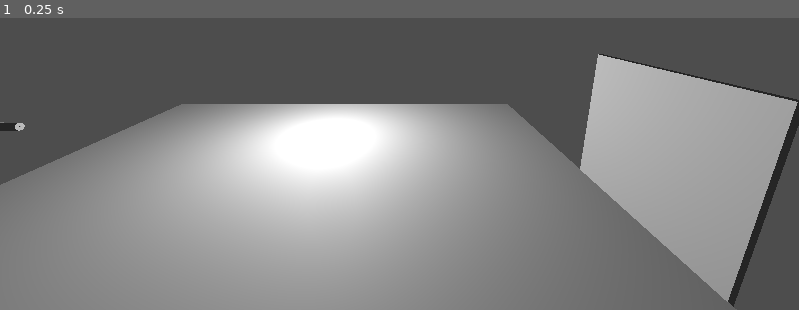
Above: before the commit, frame 1.
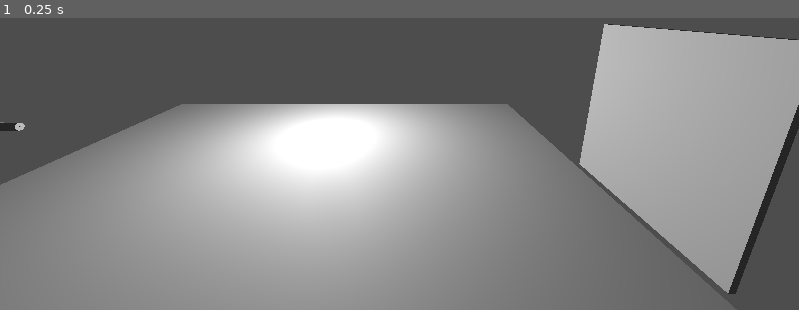
Above: after the commit, the same moment.

Repository: KrzysztofSieczkiewicz/Godot-ArmorPenetrationTest
Game: Godot game, scene res://Main.tscn
Same seed, same stepped clock (60 frames per second), same inputs: the game is played once before the commit and once after it.
Inputs:
- Up to frame 1 (0.25 s): no input

The runs differ from the first frame. In frame 1, 4.7% of the frame differs, in the area x 72-100%, y 2-99%.

Commit message:
replaced raycast with physics engine queries

Diff:
--- a/Main.tscn
+++ b/Main.tscn
@@ -30,7 +30,7 @@
 transform = Transform3D(1, 0, 0, 0, 1, 0, 0, 0, 1, 0, 3, 8)
 
 [node name="Armor" parent="." instance=ExtResource("2_uu6xs")]
-transform = Transform3D(1, 0, 0, 0, 0.99999994, 0, 0, 0, 0.99999994, 0, 2, -10)
+transform = Transform3D(0.9999999, 0, -2.9802322e-08, 0, 0.9999999, 0, -2.9802322e-08, 0, 0.9999999, 0, 2.9721012, -10)
 
 [node name="Camera3D" type="Camera3D" parent="."]
 transform = Transform3D(-4.222196e-08, -0.25881907, 0.9659258, -1.131334e-08, 0.9659259, 0.25881907, -1, 8.881784e-16, -4.371139e-08, 7.065508, 6, -3.3647938)
--- /dev/null
+++ b/Projectile/ColliderProbe.gd
@@ -0,0 +1,54 @@
+extends Node3D
+
+@export var RAY_LENGTH: float = 1.5
+@export var RAY_ORIGIN_OFFSET: float = 0.5
+
+func probe_thickness(normalized_direction: Vector3) -> void:
+	var space_state = get_world_3d().direct_space_state
+
+	# prepare entry ray origin and target
+	var start_point_entry = global_position
+	var end_point_entry = global_position + normalized_direction * RAY_LENGTH
+
+	# init and execute entry ray query
+	var query_entry = PhysicsRayQueryParameters3D.create(start_point_entry, end_point_entry)
+	var result1 = space_state.intersect_ray(query_entry)
+
+	if result1.size() > 0:
+		var entry_point = result1.position
+		# save the collider to know which exit ray collision is the correct one
+		var target_collider: CollisionObject3D = result1.collider
+
+		# prepare exit ray origin and target
+		var start_point_exit = entry_point + normalized_direction * RAY_ORIGIN_OFFSET
+		var end_point_exit = entry_point - normalized_direction * RAY_LENGTH
+
+		var is_valid_exit_point = false;
+		var exclusion_list: Array[RID] = []
+		var exit_point: Vector3
+		while(not is_valid_exit_point):
+			# init and execute exit ray query
+			var query_exit = PhysicsRayQueryParameters3D.create(start_point_exit, end_point_exit)
+			query_exit.exclude = exclusion_list
+			var result2 = space_state.intersect_ray(query_exit)
+
+			if result2.size() > 0:
+				# check if detected collision was the one expected
+				var exit_collider: CollisionObject3D = result2.collider
+				if exit_collider == target_collider:
+					is_valid_exit_point = true
+					exit_point = result2.position
+				# if not, exclude collider and shoot again
+				else:
+					var unwanted_rid: RID = exit_collider.get_rid()
+					exclusion_list.append(unwanted_rid)
+
+			#if no detections were found, move away and shoot again
+			else:
+				start_point_exit = start_point_exit + normalized_direction * RAY_ORIGIN_OFFSET
+				end_point_exit = end_point_exit - normalized_direction * RAY_LENGTH
+
+		var thickness = (exit_point - entry_point).length()
+		push_warning("Thickness %s" % thickness)
+	else:
+		push_error("Entry collision not found")
--- a/Projectile/PenetrationRayCast.gd
+++ /dev/null
@@ -1,41 +0,0 @@
-extends RayCast3D
-
-@export var OFFSET_DISTANCE = 0.01
-@export var RAY_LENGTH = 500.0
-
-
-func measure_thickness(origin: Vector3, direction: Vector3) -> void:
-	_find_entry_point(origin, direction)
-
-
-func _find_entry_point(origin: Vector3, direction: Vector3) -> void:
-	enabled = true
-	target_position = direction * RAY_LENGTH
-	force_raycast_update()
-
-	var entry_point: Vector3 = get_collision_point()
-	var contact_surface_normal: Vector3 = get_collision_normal()
-
-	var OFFSET: float = 50.0;
-	var collision_vector = direction
-	var new_position = entry_point + direction * OFFSET
-	var new_direction = collision_vector.normalized() * (-1) * OFFSET
-	var new_target_position = new_position + new_direction * RAY_LENGTH
-
-	var contact_angle = _get_impact_angle(direction, contact_surface_normal)
-
-	global_transform.origin = new_position
-	target_position = to_local(new_target_position)
-	force_raycast_update()
-
-	var exit_point: Vector3 = get_collision_point()
-
-	var thickness = (exit_point - entry_point).length()
-	push_error("Thickness: %s" % thickness)
-
-
-func _get_impact_angle(projectile_direction: Vector3, surface_normal: Vector3) -> float:
-	var cos_angle = abs(projectile_direction.dot(surface_normal))
-	var angle_between_velocity_and_normal = acos(cos_angle)
-	var contact_angle = rad_to_deg(angle_between_velocity_and_normal)
-	return (90.0 - contact_angle)
--- a/Projectile/Projectile_AP.gd
+++ b/Projectile/Projectile_AP.gd
@@ -6,8 +6,7 @@
 
 var initial_direction: Vector3 = Vector3.ZERO
 
-@onready var thickness_raycast: RayCast3D = $RayCast3D
-@onready var thickness_probe: RayCast3D = $PenetrationRayCast3D
+@onready var collider_probe: Node3D = $ColliderProbe
 
 func _ready() -> void:
 	if initial_direction != Vector3.ZERO:
@@ -38,9 +37,15 @@
 
 
 func _handle_collision(collision_info: KinematicCollision3D) -> void:
+	var body_hit = collision_info.get_collider()
 
 	var impact_point: Vector3 = collision_info.get_position()
 	var impact_velocity: Vector3 = velocity.normalized()
+	var surface_normal: Vector3 = collision_info.get_normal()
 
-	thickness_probe.measure_thickness(impact_point, impact_velocity);
+	var cos_angle = abs(impact_velocity.dot(surface_normal))
+	var angle_between_velocity_and_normal = acos(cos_angle)
+	var angle_deg = rad_to_deg(angle_between_velocity_and_normal)
+
+	collider_probe.probe_thickness(impact_velocity.normalized())
 	queue_free()
--- a/Projectile/Projectile_AP.tscn
+++ b/Projectile/Projectile_AP.tscn
@@ -1,7 +1,7 @@
 [gd_scene load_steps=5 format=3 uid="uid://6k2srtfcdfa3"]
 
 [ext_resource type="Script" uid="uid://d4av7m1l5f7g6" path="res://Projectile/Projectile_AP.gd" id="1_0kxar"]
-[ext_resource type="Script" uid="uid://ttfkg5r8dpgd" path="res://Projectile/PenetrationRayCast.gd" id="2_gtrsm"]
+[ext_resource type="Script" uid="uid://dtodv2tlqudg4" path="res://Projectile/ColliderProbe.gd" id="3_ks6dk"]
 
 [sub_resource type="CapsuleMesh" id="CapsuleMesh_1p38p"]
 radius = 0.038
@@ -22,9 +22,6 @@
 transform = Transform3D(1, 0, 0, 0, -4.371139e-08, 1, 0, -1, -4.371139e-08, 0, 0, 0)
 shape = SubResource("CapsuleShape3D_1p38p")
 
-[node name="PenetrationRayCast3D" type="RayCast3D" parent="."]
-script = ExtResource("2_gtrsm")
-
-[node name="RayCast3D" type="RayCast3D" parent="."]
-transform = Transform3D(1, 0, 0, 0, -4.371139e-08, -1, 0, 1, -4.371139e-08, 0, 0, -0.165)
-enabled = false
+[node name="ColliderProbe" type="Node3D" parent="."]
+transform = Transform3D(1, 0, 0, 0, 1, 0, 0, 0, 1, 0, 0, -0.15787333)
+script = ExtResource("3_ks6dk")
Not shown, added: Projectile/ColliderProbe.gd.uid
Not shown, removed: Projectile/PenetrationRayCast.gd.uid
